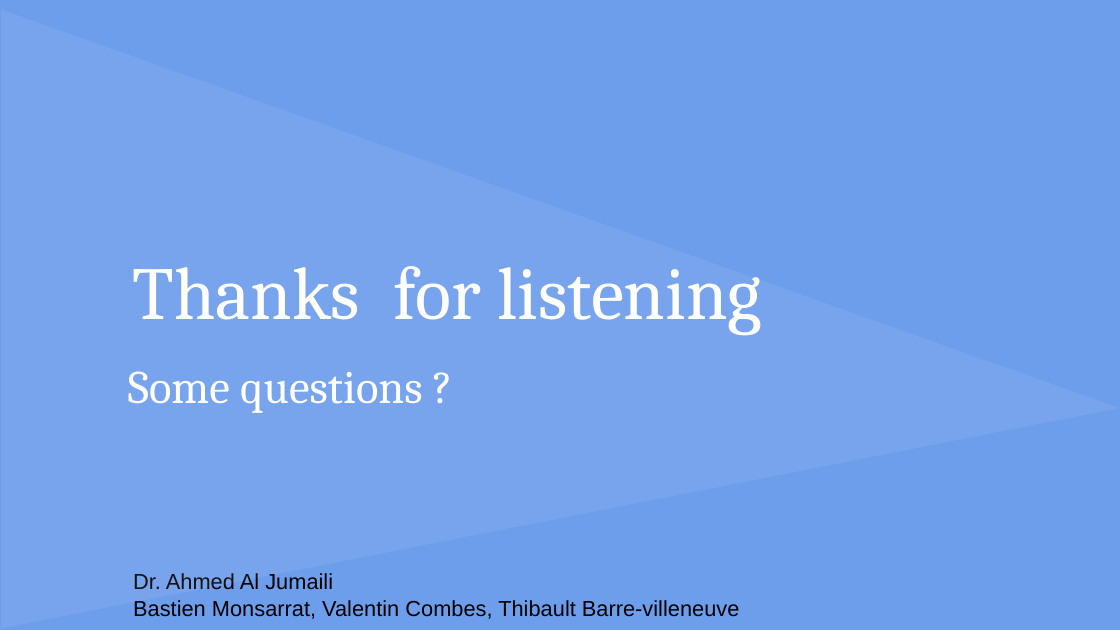
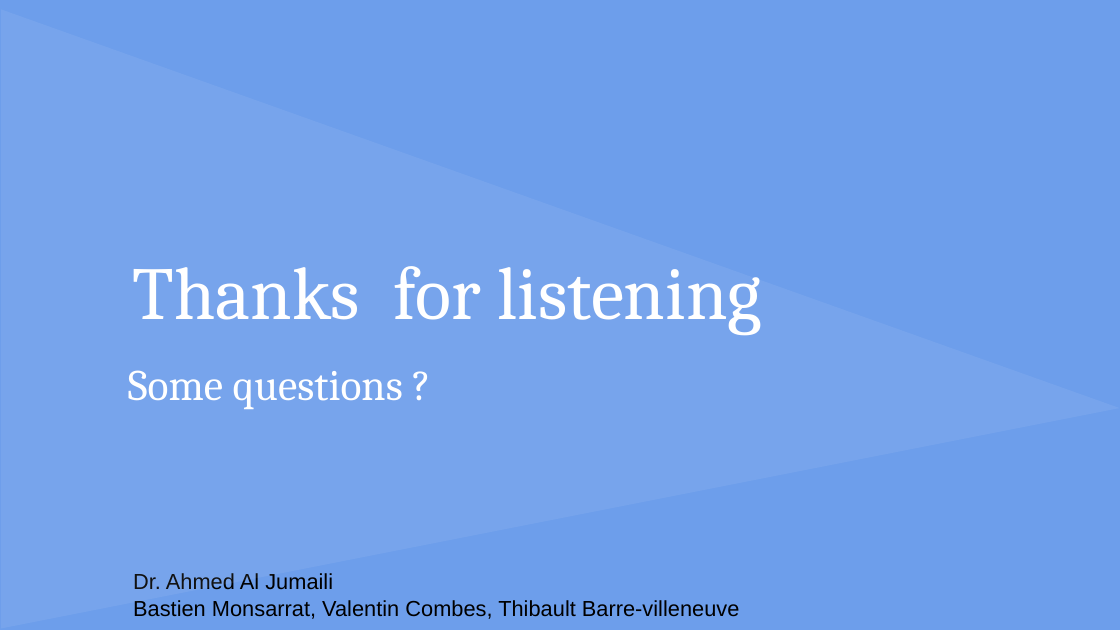
Before and after one commit to isundil/drt, a slide deck: slide 25 of Presentation DS - drt.pptx. Drawn at 1120x630 pixels with LibreOffice and Linux fonts; fonts in the diff are those of the drawing. Boxes give left, top, right and bottom in pixels: in the first picture for what was removed or moved away, otherwise in the second. Text is boxed around its words. In the diff, an @@ line names an element or a change of style, - is before the commit and + after.

```diff
--- a/Presentation DS - drt.pptx
+++ b/Presentation DS - drt.pptx
@@ text "Some questions ?" at [128, 370, 403, 409]: size 30 to 28 pt @@
```
Also in this commit, not shown: 9 other slides changed.
